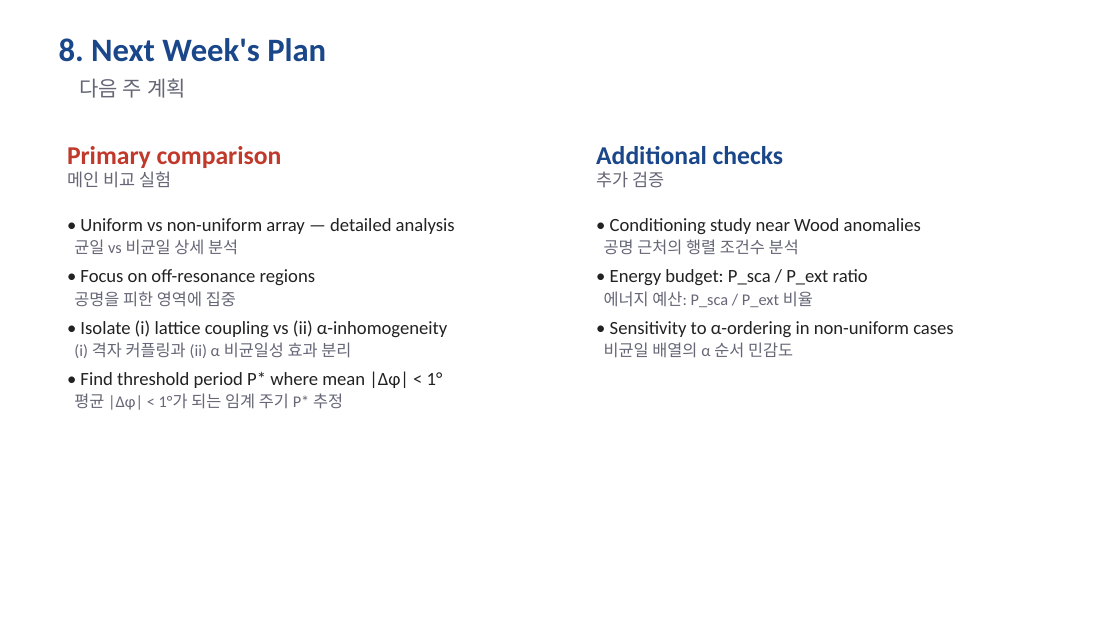
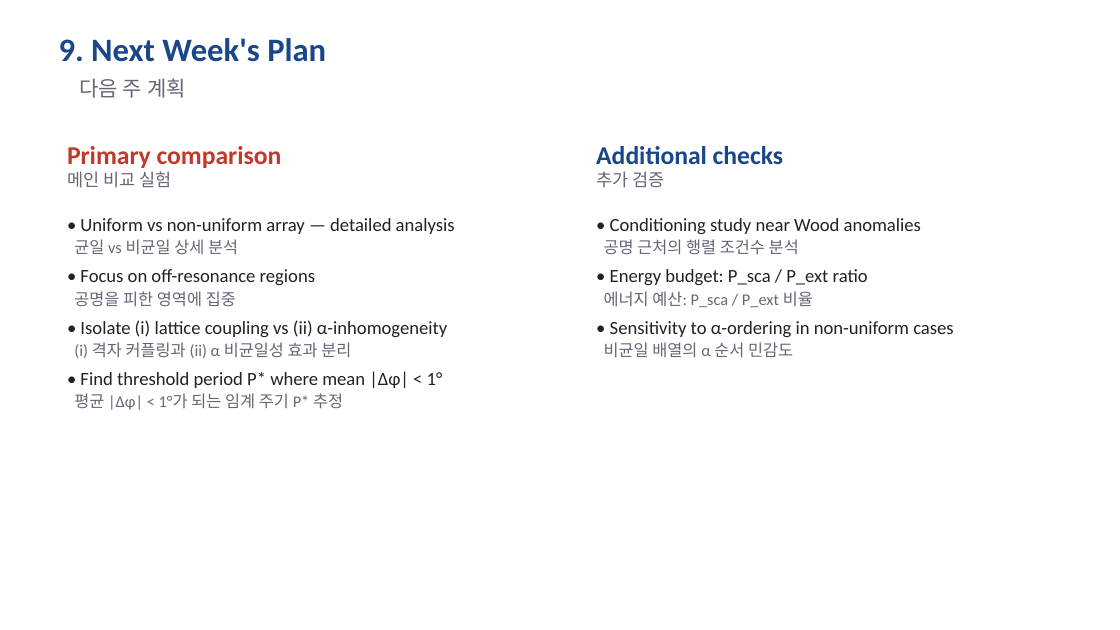
Before and after one commit to songyb111-gachon/week1, a slide deck: slide 10 of week2_progress.pptx (slide 9 before the commit). Drawn at 1120x630 pixels with LibreOffice and Linux fonts; fonts in the diff are those of the drawing. Boxes give left, top, right and bottom in pixels: in the first picture for what was removed or moved away, otherwise in the second. Text is boxed around its words. In the diff, an @@ line names an element or a change of style, - is before the commit and + after.

Commit message:
week2

```diff
--- a/week2_progress.pptx
+++ b/week2_progress.pptx
@@ text at <box>59,38,326,62</box>: text changed @@
-8. Next Week's Plan
+9. Next Week's Plan
```
Also in this commit, not shown: 5 other slides changed, 1 slide added, 4 other files.
